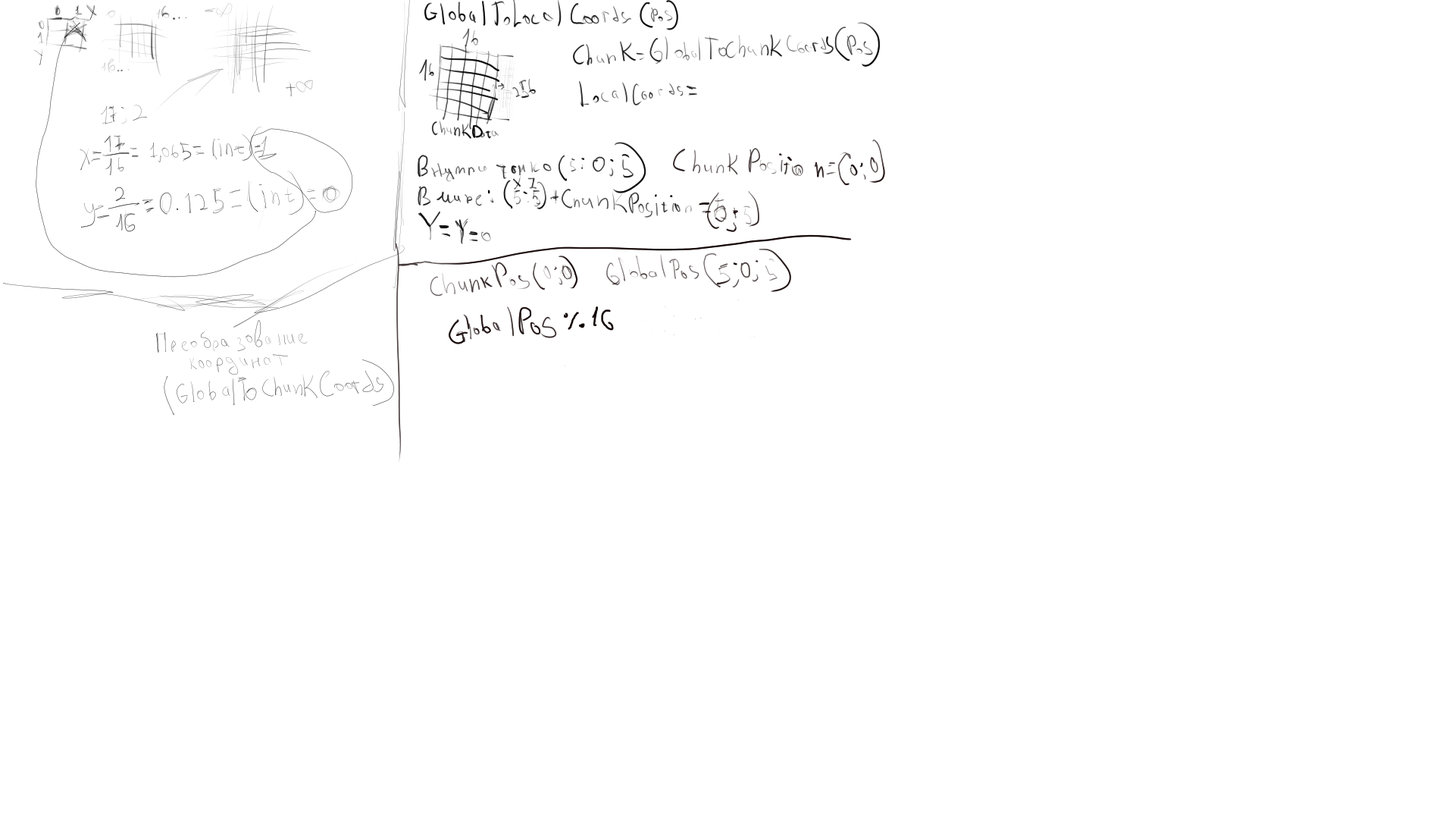
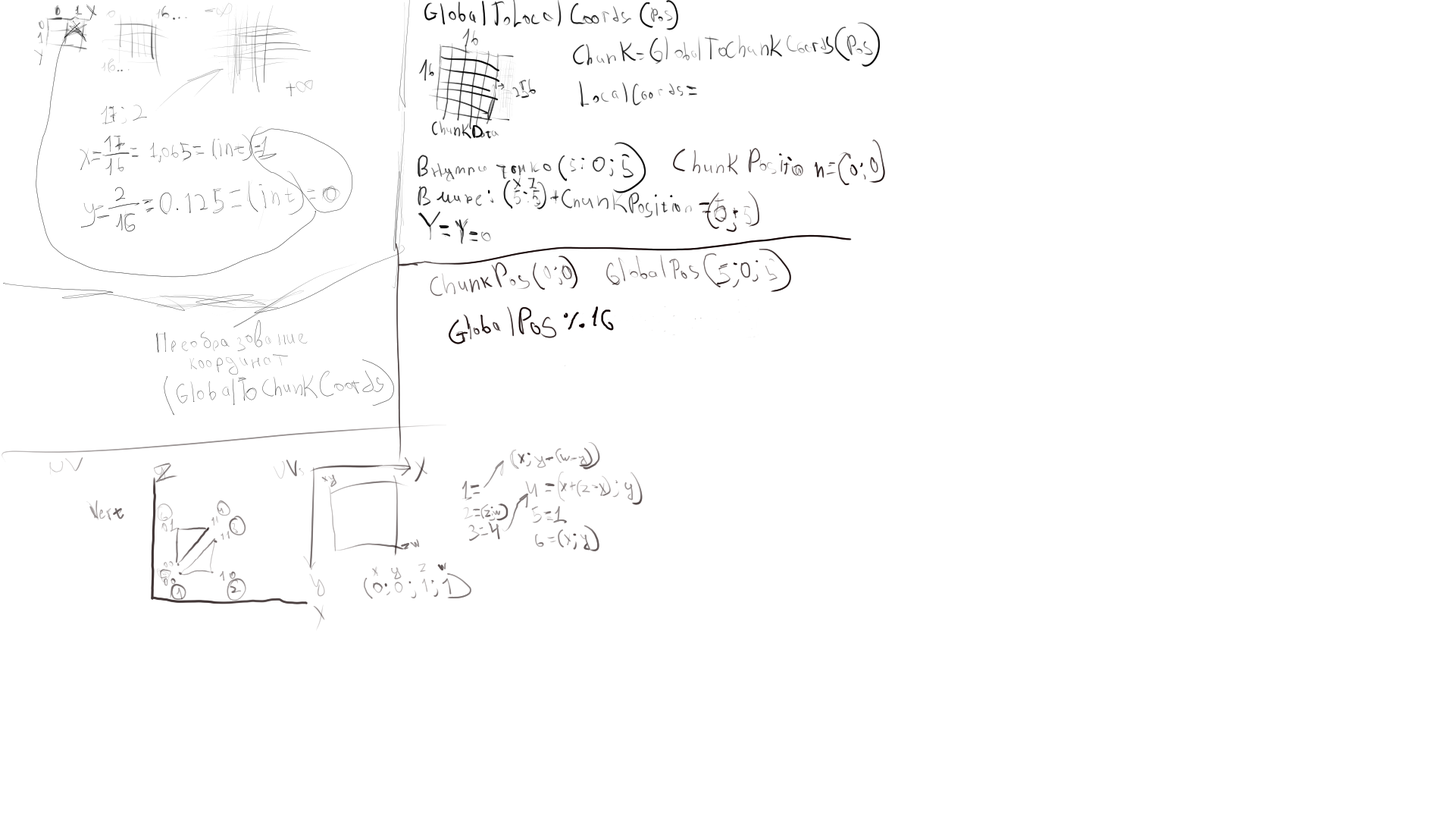
Two versions of the same layered image (1455px x 819px). Layer-by-layer changes:
painted on "Обычный слой 1" over <box>1,424,643,631</box>
